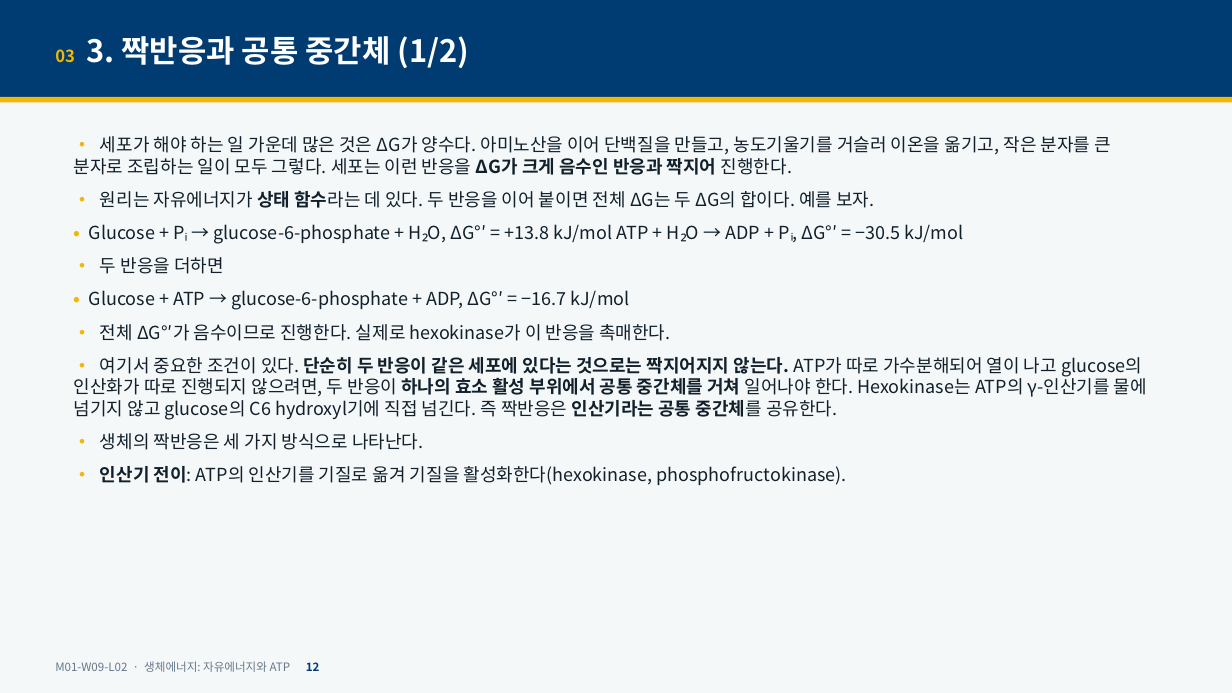
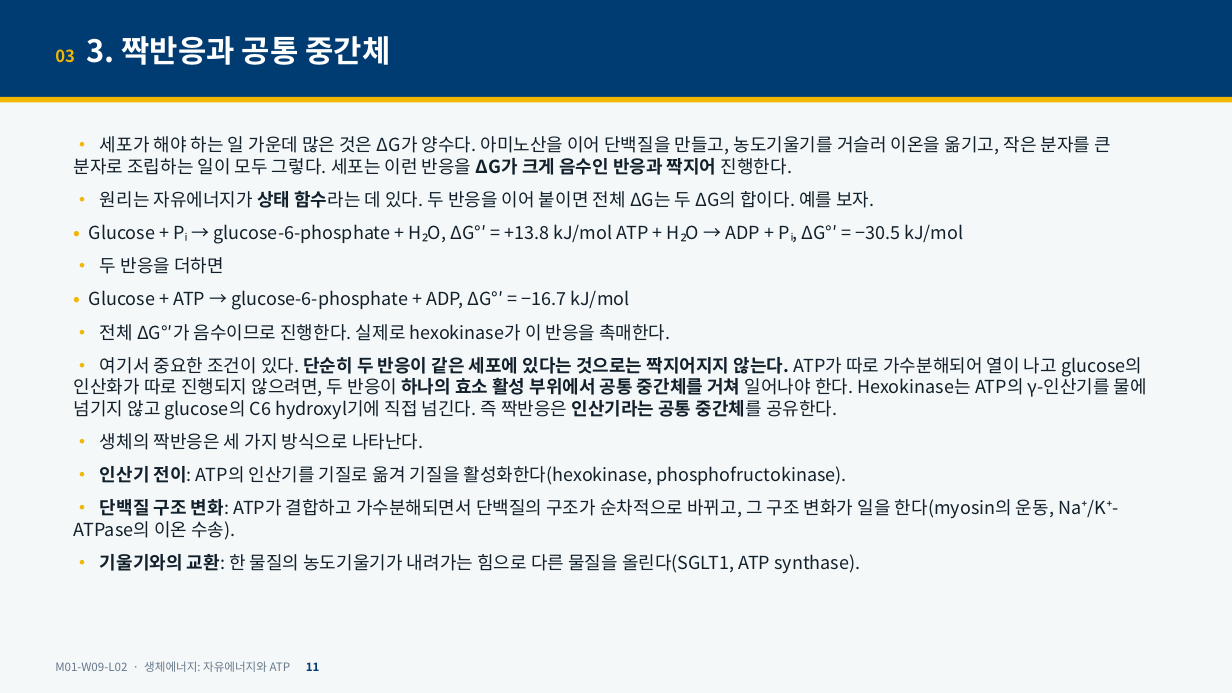
Before and after one commit to hoperiasd2/hoperiasd2.github.io, a slide deck: slide 11 of curriculum/M01/W09/L02/slides.pptx (slide 12 before the commit). Drawn at 1232x693 pixels with LibreOffice and Linux fonts; fonts in the diff are those of the drawing. Boxes give left, top, right and bottom in pixels: in the first picture for what was removed or moved away, otherwise in the second. Text is boxed around its words. In the diff, an @@ line names an element or a change of style, - is before the commit and + after.

```diff
--- a/curriculum/M01/W09/L02/slides.pptx
+++ b/curriculum/M01/W09/L02/slides.pptx
@@ text at (x1=55, y1=36, x2=390, y2=65): text changed @@
-03 3. 짝반응과 공통 중간체 (1/2)
+03 3. 짝반응과 공통 중간체
@@ text at (x1=74, y1=499, x2=1107, y2=573): paragraphs added @@
+• 단백질 구조 변화: ATP가 결합하고 가수분해되면서 단백질의 구조가 순차적으로 바뀌고, 그 구조 변화가 일을 한다(myosin의 운동, Na⁺/K⁺-ATPase의 이온 수송).
+• 기울기와의 교환: 한 물질의 농도기울기가 내려가는 힘으로 다른 물질을 올린다(SGLT1, ATP synthase).
```
Also in this commit, not shown: 43 other slides changed, 13 slides added, 5 other files.
